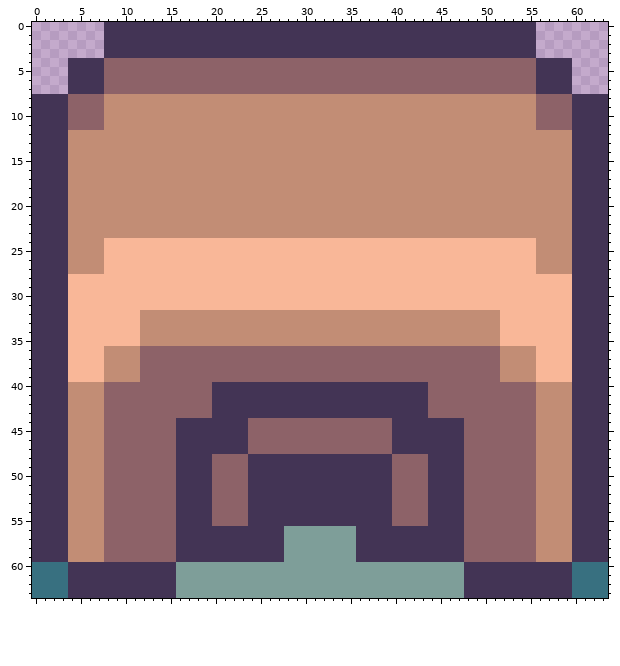
A pixel-art sprite gets an edit: projects/map 5 - dungeons/img/bush.png. This is how it looked before the edit.
The file is 64x64 pixels. Colours within 5 levels of each other are drawn and written as one.
And afterwards:
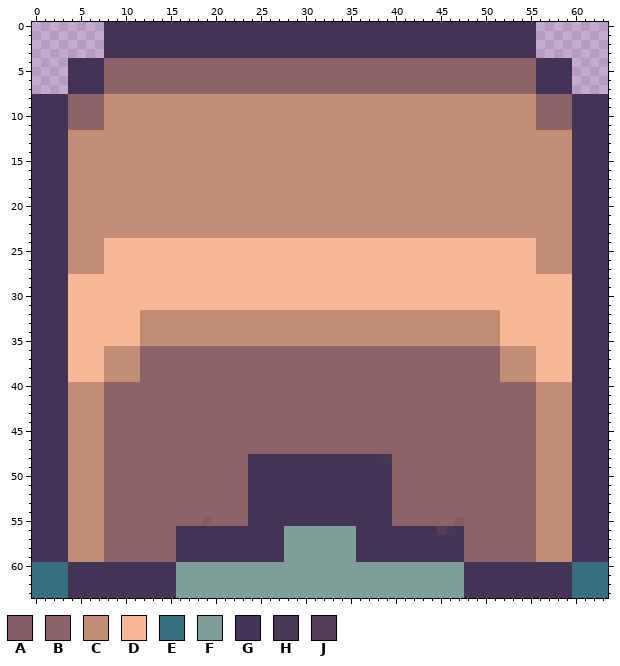
Palette (. is transparent): A #835c65  B #8d6268  C #c28d75  D #f9b798  E #387080  F #7e9e99  G #433455  H #4a3857  J #543e59
Changes in this commit:
y 40..43: x 20..43 GGGGGGGGGGGGGGGGGGGGGGGG -> BBBBBBBBBBBBBBBBBBBBBBBB
y 44..47: x 16..23 GGGGGGGG -> BBBBBBBB; x 40..47 GGGGGGGG -> BBBBBBBB
y 48: x 16..19 GGGG -> BBBB; x 39 G -> H; x 44..47 GGGG -> BBBB
y 49..54: x 16..19 GGGG -> BBBB; x 44..47 GGGG -> BBBB
y 55: x 16..19 GGGG -> BBBA; x 44..47 GGGG -> BBBA
y 56: x 45..46 GG -> JH
Boxes around the changes in both pictures, in picture pixels (x1, y1, x2, y2):
changed: (176, 382, 464, 535)
